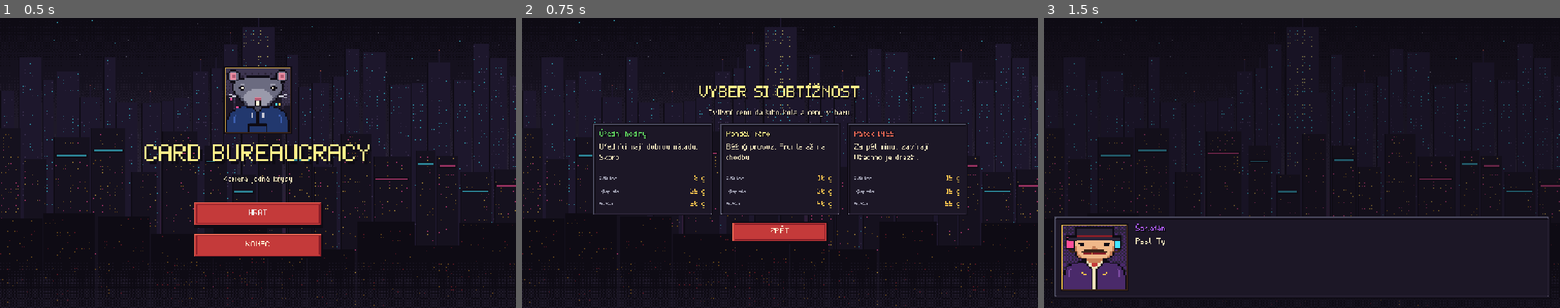
Above: before the commit, frames 1-3 (left to right).
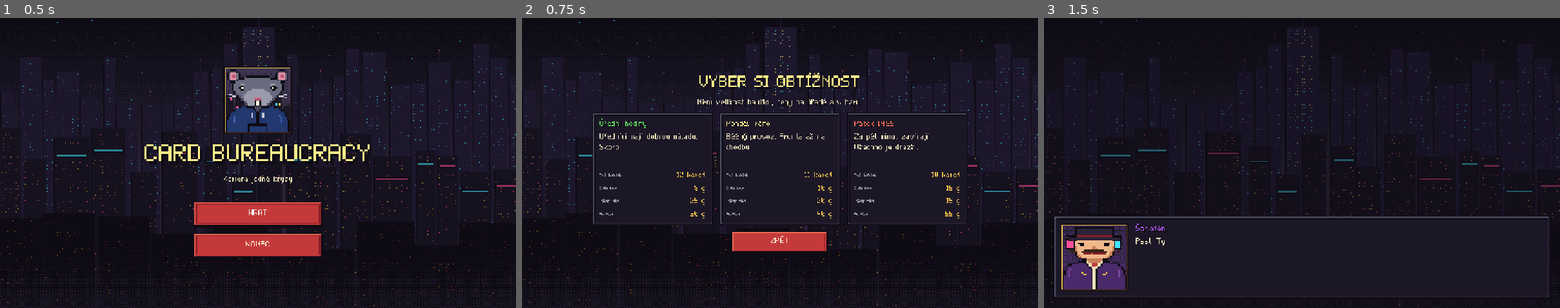
Above: after the commit, the same moments.

Repository: Pajimyr/card-bureaucracy
Game: Godot game, scene res://scenes/menu.tscn
Two runs of this game, one before a commit and one after it. Both use one fixed random seed, a clock stepped at 60 frames per second and the inputs below.
Inputs (mouse positions are in pixels of both pictures, inside the frame that each line leads up to):
- Up to frame 1 (0.5 s): no input
- Up to frame 2 (0.75 s): click "HRÁT" at 0.5 s
- Up to frame 3 (1.5 s): click (1173, 168) at 1.27 s

Frame 1 is identical in both runs. In frame 2, 4.8% of the frame differs, in the area x 13-86%, y 18-82%; in frame 3, nothing differs.

Commit message:
Tie deck size and enemy tempo to difficulty; tutorial can't be lost
Difficulty now sets the player's deck (12/11/10) and the official places
2 cards per turn instead of 3, per docs/balance.md (sim win rate goes
from ~10% to 47-67%). The difficulty screen shows the deck size.

In the tutorial dead player cards return to the deck at full HP and the
player's HP never drops below 1, so the first case always ends in a win.

Co-Authored-By: Claude Opus 5.5 <noreply@anthropic.com>

Diff:
--- a/scripts/game_state.gd
+++ b/scripts/game_state.gd
@@ -8,21 +8,25 @@
 const BASE_CARDS_PER_TURN := 3
 const HAND_SIDES := ["left", "right"]
 
-# Obtížnost mění cenu dalšího kola a ceny v baru.
+# Obtížnost mění velikost hráčova balíčku, tempo úředníka (karty za tah), cenu dalšího
+# kola a ceny v baru. Čísla vychází ze simulace, viz docs/balance.md.
 const DIFFICULTIES := [
 	{
 		"name": "Úřední hodiny",
 		"desc": "Úředníci mají dobrou náladu. Skoro.",
+		"deck_size": 12, "enemy_per_turn": 2,
 		"round_cost": 8, "hand_price": 25, "prosthesis_price": 30,
 	},
 	{
 		"name": "Pondělí ráno",
 		"desc": "Běžný provoz. Fronta až na chodbu.",
+		"deck_size": 11, "enemy_per_turn": 2,
 		"round_cost": 10, "hand_price": 20, "prosthesis_price": 40,
 	},
 	{
 		"name": "Pátek 14:55",
 		"desc": "Za pět minut zavírají. Všechno je dražší.",
+		"deck_size": 10, "enemy_per_turn": 2,
 		"round_cost": 15, "hand_price": 15, "prosthesis_price": 55,
 	},
 ]
--- a/scripts/main.gd
+++ b/scripts/main.gd
@@ -15,7 +15,7 @@
 const LANE_COUNT := 3
 const SLOT_COUNT := 6
 const HAND_SIZE := 5
-const PLAYER_DECK_SIZE := 10
+# Velikost hráčova balíčku a tempo úředníka určuje obtížnost (GameState.DIFFICULTIES, docs/balance.md).
 const ENEMY_DECK_SIZE := 9
 const PLAYER_MAX_HP := 20
 const OFFICIAL_MAX_HP := 20
@@ -23,9 +23,9 @@
 const ENEMY_TURN_DELAY := 0.8
 const SIDE_COLUMN_WIDTH := 230
 const MAX_CARDS_PER_TURN := 3  # strop pro hráče; useknuté ruce ho snižují (GameState.cards_per_turn)
-const ENEMY_CARDS_PER_TURN := 3  # kolik karet úředník nasadí za tah (balance: viz docs/balance.md)
-
-# Tutorial (první případ, dokud GameState.tutorial_done není true): menší balíčky a jeden úředník za tah.
+
+# Tutorial (první případ, dokud GameState.tutorial_done není true): menší balíčky, jeden úředník
+# za tah a nejde prohrát. Mrtvé karty se vracejí do balíčku, HP hráče neklesne pod 1.
 const TUT_PLAYER_CARDS := ["Razítko", "Formulář B-7", "Úřední lhůta", "Ověřená kopie", "Podpis pod tlakem", "Výpis z rejstříku", "Kopie kopie", "Stížnost"]
 const TUT_ENEMY_CARDS := ["Referent", "Úředník podatelny", "Revizor"]
 const TUT_ENEMY_CARDS_PER_TURN := 1
@@ -105,7 +105,7 @@
 var official_hp: int = OFFICIAL_MAX_HP
 var placed_this_turn: int = 0
 var cards_per_turn: int = MAX_CARDS_PER_TURN  # hráčův limit, viz GameState.cards_per_turn()
-var enemy_cards_per_turn: int = ENEMY_CARDS_PER_TURN
+var enemy_cards_per_turn: int = 2
 var tutorial: bool = false
 var tut_dialog: DialogBox
 # Zásahy a útoky z aktuálního tahu, přehrají se postupně jako vizuální efekty.
@@ -178,8 +178,9 @@
 		enemy_deck = _make_fixed_deck(TUT_ENEMY_CARDS, ENEMY_POOL)
 		enemy_cards_per_turn = TUT_ENEMY_CARDS_PER_TURN
 	else:
-		player_deck = _make_deck(CARD_POOL, PLAYER_DECK_SIZE)
+		player_deck = _make_deck(CARD_POOL, GameState.diff()["deck_size"])
 		enemy_deck = _make_deck(ENEMY_POOL, ENEMY_DECK_SIZE)
+		enemy_cards_per_turn = GameState.diff()["enemy_per_turn"]
 	_build_ui()
 	tut_dialog = DialogBox.new()
 	add_child(tut_dialog)
@@ -227,6 +228,8 @@
 			"text": "Dole máš karty v ruce. Přetáhni jednu na volný slot ve své přední řadě (horní řada zdola)."},
 		{"who": "Šarlatán", "portrait": "portraits/charlatan.png", "color": Color("#b45cff"),
 			"text": "Na tah smíš zahrát tři karty. Až budeš hotov, klikni na POTVRDIT TAH. Úředník pak odpovídá."},
+		{"who": "Šarlatán", "portrait": "portraits/charlatan.png", "color": Color("#b45cff"),
+			"text": "Tady prohrát nemůžeš. Padlé karty se ti vrátí. Venku už ti nikdo nic nevrátí."},
 	])
 
 
@@ -1240,9 +1243,14 @@
 		for idx in SLOT_COUNT:
 			var card = board[idx]
 			if card != null and card["hp"] <= 0:
-				_log("%s padá a je ztracen." % card["name"])
-				_remove_from_deck(is_player, card["uid"])
 				board[idx] = null
+				if is_player and tutorial:
+					# V tutorialu se karta vrací do balíčku, aby nešlo prohrát vyčerpáním.
+					card["hp"] = card["max_hp"]
+					_log("%s padá, ale vrací se do balíčku." % card["name"])
+				else:
+					_log("%s padá a je ztracen." % card["name"])
+					_remove_from_deck(is_player, card["uid"])
 		for lane in LANE_COUNT:
 			var back_idx: int = lane + LANE_COUNT
 			if board[lane] == null and board[back_idx] != null:
@@ -1266,6 +1274,8 @@
 		passes += 1
 		_attack_pass(attackers)
 		attackers = _cleanup_dead()
+	if tutorial:
+		player_hp = maxi(player_hp, 1)
 
 
 func _check_end() -> bool:
--- a/scripts/menu.gd
+++ b/scripts/menu.gd
@@ -75,7 +75,7 @@
 func _show_difficulty() -> void:
 	_clear()
 	_centered(UiKit.label("VYBER SI OBTÍŽNOST", UiKit.FS_XL, UiKit.C_GOLD_LIGHT, true))
-	_centered(UiKit.label("Ovlivní cenu dalšího kola a ceny v baru.", UiKit.FS_M, UiKit.C_PAPER, true))
+	_centered(UiKit.label("Mění velikost balíčku, ceny na úřadě a v baru.", UiKit.FS_M, UiKit.C_PAPER, true))
 	var row := HBoxContainer.new()
 	row.add_theme_constant_override("separation", 16)
 	_centered(row)
@@ -90,7 +90,7 @@
 func _difficulty_card(i: int) -> Control:
 	var d: Dictionary = GameState.DIFFICULTIES[i]
 	var btn := Button.new()
-	btn.custom_minimum_size = Vector2(300, 230)
+	btn.custom_minimum_size = Vector2(300, 280)
 	btn.mouse_default_cursor_shape = Control.CURSOR_POINTING_HAND
 	btn.add_theme_stylebox_override("normal", UiKit.tex_style("ui/panel_frame.png", 12, 16))
 	btn.add_theme_stylebox_override("hover", UiKit.tex_style("ui/plaque.png", 12, 16))
@@ -116,6 +116,7 @@
 	var spacer := Control.new()
 	spacer.size_flags_vertical = Control.SIZE_EXPAND_FILL
 	vb.add_child(spacer)
+	vb.add_child(_price_row("Tvůj balíček", "%d karet" % d["deck_size"]))
 	vb.add_child(_price_row("Další kolo", "%d g" % d["round_cost"]))
 	vb.add_child(_price_row("Výkup ruky", "%d g" % d["hand_price"]))
 	vb.add_child(_price_row("Protéza", "%d g" % d["prosthesis_price"]))
Not shown, changed: docs/balance.md
